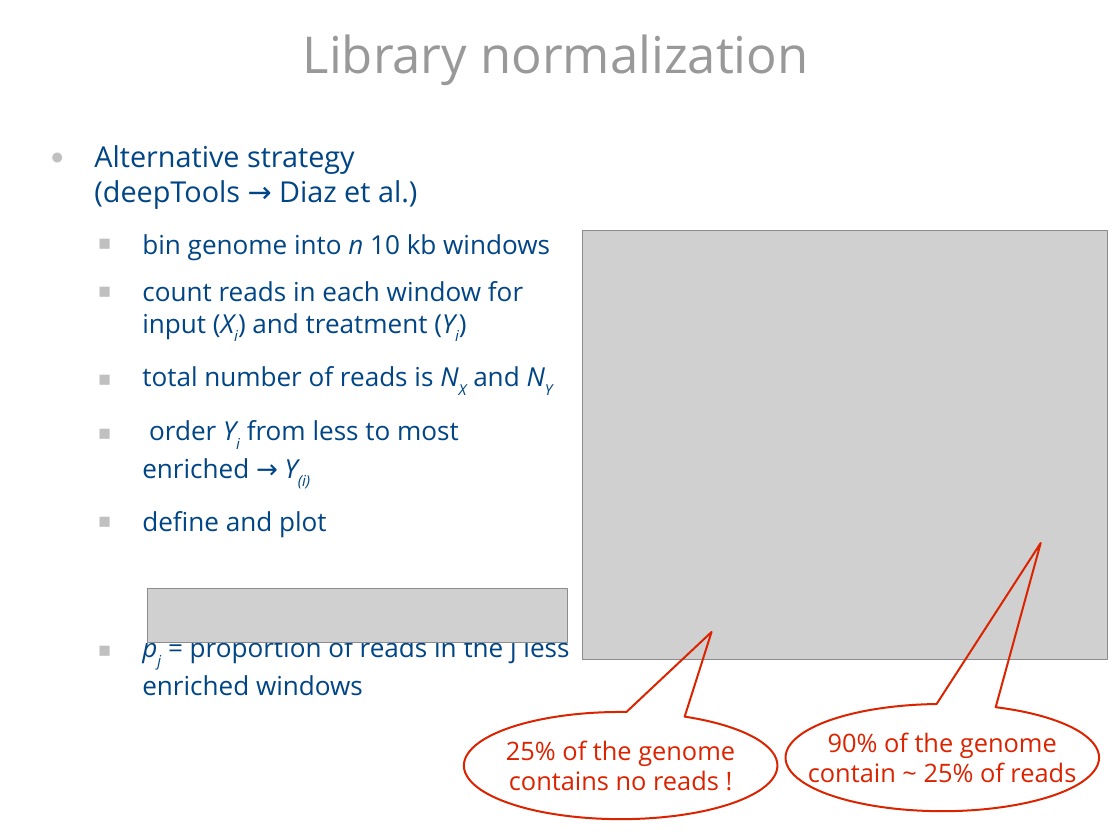
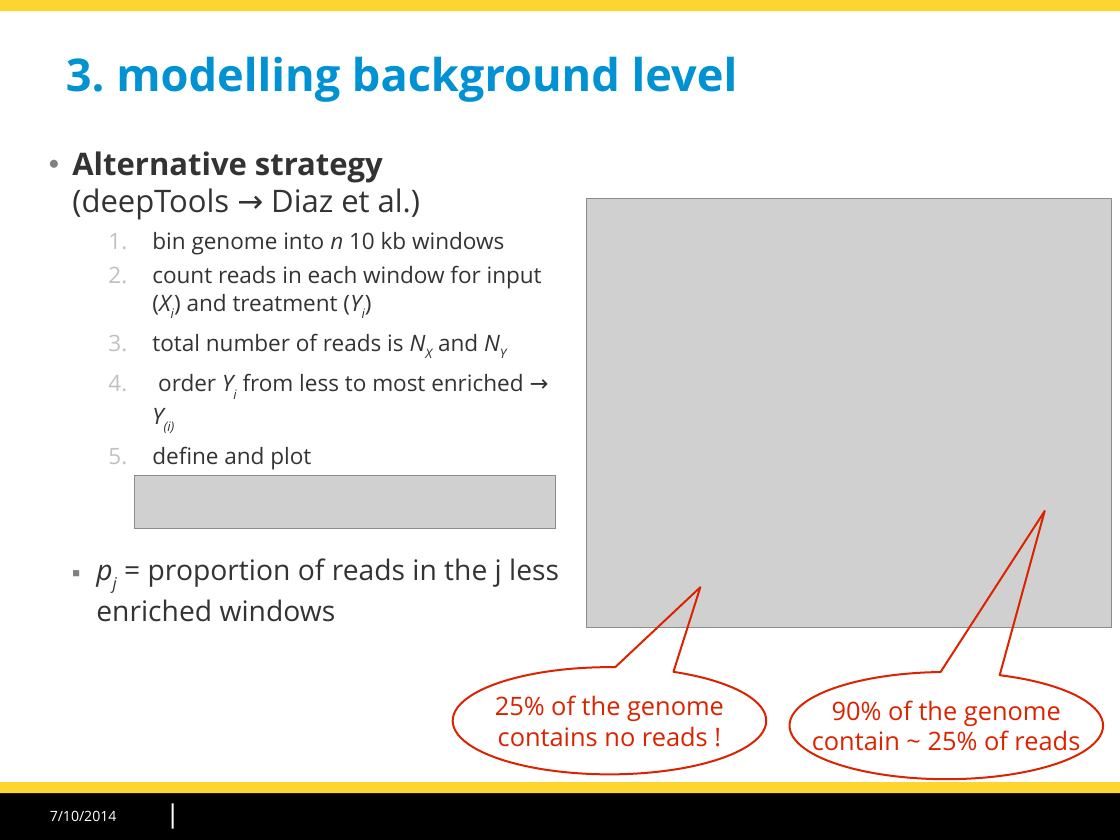
Before and after one commit to morganeTC/atelier_chip-seq_roscoff_2014, a slide deck: slide 21 of slides/chipseq_CarlHerrmann_Roscoff2014.odp (slide 24 before the commit). Drawn at 1120x840 pixels with LibreOffice and Linux fonts; fonts in the diff are those of the drawing; grey boxes stand for pictures; background and template pictures are left out. Boxes give left, top, right and bottom in pixels: in the first picture for what was removed or moved away, otherwise in the second. Text is boxed around its words. In the diff, an @@ line names an element or a change of style, - is before the commit and + after.

```diff
--- a/slides/chipseq_CarlHerrmann_Roscoff2014.odp
+++ b/slides/chipseq_CarlHerrmann_Roscoff2014.odp
@@ rectangle added at (x1=0, y1=0, x2=1120, y2=11), fill #FDD530 @@
@@ title added at (x1=66, y1=56, x2=738, y2=102), 32 pt, text #0092D2, bold @@
+3. modelling background level
@@ title removed at (x1=303, y1=34, x2=808, y2=85) @@
-Library normalization
@@ text "Alternative strategy (deepTools → Diaz ..." at (x1=72, y1=151, x2=559, y2=622): size 20.4 to 22 pt in "Alternative strategy (deepTools → Diaz et al.)"; text colour #004586 to #333333; bold on in "Alternative strategy"; size 18.5 to 16 pt in "bin genome into n 10 kb windows", "count reads in each window for input ...", "total number of reads is NX and ...", "order Yi from less to most enriched ..." and 1 more places; size 18.5 to 20 pt in "pj = proportion of reads in the ..."; indent changed; less space between paragraphs; bullet colour #C0C0C0 to #808080; bullet ■ to 1. @@
@@ picture moved from (x1=582, y1=230, x2=1108, y2=659) to (x1=586, y1=198, x2=1112, y2=627) @@
@@ picture moved from (x1=147, y1=589, x2=568, y2=643) to (x1=134, y1=476, x2=555, y2=530) @@
@@ speech bubble "25% of the genome" moved from (x1=464, y1=712, x2=779, y2=820) to (x1=453, y1=668, x2=767, y2=775) @@
@@ speech bubble "90% of the genome" moved from (x1=786, y1=704, x2=1100, y2=812) to (x1=790, y1=672, x2=1104, y2=780) @@
@@ rectangle added at (x1=0, y1=794, x2=1120, y2=840), fill #000000 @@
@@ rectangle added at (x1=0, y1=783, x2=1120, y2=794), fill #FDD530 @@
@@ line added from (173, 805) to (173, 828), #FFFFFF 1.42 pt @@
@@ text added at (x1=50, y1=810, x2=117, y2=821), 10 pt, text #FFFFFF @@
+7/10/2014
```
Also in this commit, not shown: 29 other slides changed, 9 slides added, 15 slides removed, 2 other files.
